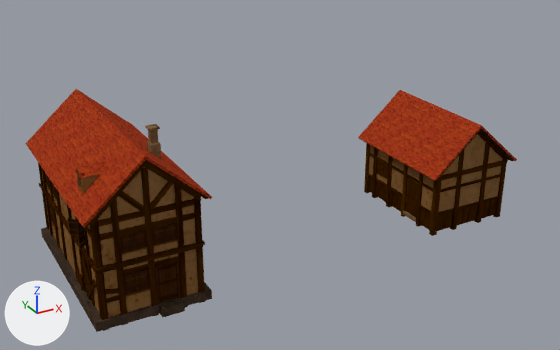
The Blender file village/village.blend as it was, and as the next commit left it.
Both versions are drawn from a 50 mm lens placed at (-1.87, -6.71, 3.92), pointed at (1.77, -0.1, 0.62). Arrows for +X, +Y and +Z are at lower left; the lights stay in place.

Before the edit, the objects in view are built like this:
```python
ob_house3_base = bpy.data.objects.new('house3-base', me_cube_012)
ob_house3_base.location = (3.623, 0.0, 0.0)
ob_house3_wall = bpy.data.objects.new('house3-wall', me_cube_010)
ob_house3_wall.location = (3.641, 0.0, 0.0)
ob_pillar2 = bpy.data.objects.new('pillar2', me_cube_001)
ob_pillar2.location = (2.0, 0.0, 0.0)
ob_pillar3_001 = bpy.data.objects.new('pillar3.001', me_cube_011)
ob_pillar3_001.location = (3.641, 0.0, 0.0)
ob_roof1 = bpy.data.objects.new('roof1', me_cube_004)
ob_roof1.location = (0.0, 0.0, 0.0)
ob_roof2 = bpy.data.objects.new('roof2', me_cube_006)
ob_roof2.location = (2.0, 0.0, 0.517)
ob_roof3 = bpy.data.objects.new('roof3', me_cube_009)
ob_roof3.location = (3.641, 0.0, 0.0)
ob_window1_003 = bpy.data.objects.new('window1.003', me_plane_001)
ob_window1_003.location = (0.144, -0.974, 0.201)
ob_window1_003.rotation_euler = (1.571, 0.0, 0.0)  # degrees (90, 0, 0)
ob_window3_001 = bpy.data.objects.new('window3.001', me_plane_004)
ob_window3_001.location = (3.178, -0.021, -0.172)
ob_window3_001.rotation_euler = (1.571, 0.0, -1.571)  # degrees (90, 0, -90)
# also in view: 'door3.001' at (3.17, -0.58, 0.23); 'house1-wall' at (0.0, 0.0, 0.7); 'pillar1' at (0.0, 0.0, 0.71); 'house1-base' at (0.0, -0.04, 0.01); 'window1.005' at (-0.14, -0.98, 0.33)
```
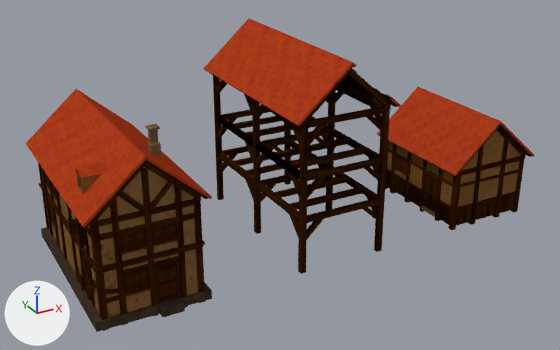
Pixel boxes [x1, y1, x2, y2] of what changed, in the pictures (560 x 350 px):
'pillar2', shown: after [213, 69, 391, 274]
'roof1', recoloured: [25, 89, 212, 228] in both
'roof2', shown: after [203, 18, 401, 126]
'roof3', recoloured, surface changed, moved: before [358, 90, 517, 181]; after [377, 87, 534, 176]
'house3-wall', recoloured, surface changed, moved: before [368, 134, 502, 231]; after [386, 130, 520, 226]
'pillar3.001', moved: before [364, 132, 508, 236]; after [385, 127, 526, 230]
'prop2', shown: after [216, 80, 384, 239]
'door3.001', moved: before [404, 176, 419, 218]; after [423, 172, 438, 213]
'window3.001', recoloured, surface changed: [376, 156, 407, 179] in both
'house3-base', recoloured, surface changed, moved: before [403, 211, 416, 222]; after [421, 206, 435, 217]
part 3 of me_plane_004, surface changed: before [376, 160, 388, 179]; after [395, 156, 407, 175]

Diff of the bpy script that builds the scene:
```diff
--- a/village/village.blend.py
+++ b/village/village.blend.py
@@ mat_house1_4 @@
+mat_house1_4 = bpy.data.materials.new('house1-4')
+# uses the picture img_house1_4_basecolor_png
+# uses the picture img_house1_4_emissive_jpg
+# uses the picture img_house1_4_roughness_jpg
@@ me_cube_004 @@
 me_cube_004.from_pydata(...)  # 24 vertices, 20 faces; spans x -0.57..0.57, y -1.04..1.04, z 1.0..1.52
-me_cube_004.materials.append(mat_house123)
+me_cube_004.materials.append(mat_house1_4)
@@ me_cube_009 @@
 me_cube_009.from_pydata(...)  # 24 vertices, 20 faces; spans x -0.573..0.573, y -1.045..0.36, z 0.628..1.146
-me_cube_009.materials.append(mat_house123)
+# me_cube_009 part 1: texture (UV) coordinates of 20 of 20 faces, centred in x -0.566..0.566, y -1.045..0.36, z 0.633..0.897, changed; they spanned u 0.61..0.99, v 0.52..0.64 and now span u 0.61..0.99, v 0.38..0.51
+me_cube_009.materials.append(mat_house1_4)
@@ me_cube_010 @@
 me_cube_010.from_pydata(...)  # 32 vertices, 21 faces; spans x -0.469..0.472, y -0.975..0.29, z -0.022..1.039
-me_cube_010.materials.append(mat_house123)
+# me_cube_010 part 2: texture (UV) coordinates of 21 of 21 faces, centred in x -0.469..0.472, y -0.975..0.29, z 0.011..0.839, changed; they spanned u 0.04..0.99, v 0.42..0.48 and now span u 0.04..0.41, v 0.38..0.49
+me_cube_010.materials.append(mat_house1_4)
@@ me_cube_011 @@
 me_cube_011.from_pydata(...)  # 264 vertices, 125 faces; spans x -0.489..0.489, y -0.994..0.309, z -0.055..1.103
-me_cube_011.materials.append(mat_house123)
+me_cube_011.materials.append(mat_house1_4)
@@ me_plane_004 @@
 me_plane_004.from_pydata(...)  # 56 vertices, 28 faces; spans x 0.0..0.115, y 0.444..0.618, z -0.003..0.013
 # used by ob_window3_001; location = (3.178, -0.021, -0.172); rotation_euler = (1.571, 0.0, -1.571), in degrees (90, 0, -90)
-me_plane_004.materials.append(mat_house123)
+# me_plane_004 part 3: texture (UV) coordinates of 28 of 28 faces, centred in x 0.002..0.115, y 0.444..0.618, z -0.003..0.013, changed; they spanned u 0.32..0.37, v 0.33..0.35 and now span u 0.32..0.37, v 0.27..0.29
+me_plane_004.materials.append(mat_house1_4)
@@ me_cube_012 @@
 me_cube_012.from_pydata(...)  # 8 vertices, 5 faces; spans x -0.479..-0.265, y -0.696..-0.473, z -0.015..0.023
-me_cube_012.materials.append(mat_house123)
+# me_cube_012 part 4: texture (UV) coordinates of 5 of 5 faces, centred in x -0.479..-0.265, y -0.696..-0.473, z 0.004..0.023, changed; they spanned u 0.61..0.63, v 0.43..0.45 and now span u 0.45..0.47, v 0.42..0.44
+me_cube_012.materials.append(mat_house1_4)
@@ ob_pillar2 @@
 ob_pillar2.location = (2.0, 0.0, 0.0)
-ob_pillar2.hide_set(True)  # its collection is switched off
@@ ob_roof2 @@
 _m = ob_roof2.modifiers.new('Boolean', 'BOOLEAN')
 _m.solver = 'FLOAT'
-ob_roof2.hide_set(True)  # its collection is switched off
@@ ob_prop2 @@
 ob_prop2.location = (2.0, 0.0, 0.0)
-ob_prop2.hide_set(True)  # its collection is switched off
@@ ob_roof3 @@
 ob_roof3 = bpy.data.objects.new('roof3', me_cube_009)
-ob_roof3.location = (3.641, 0.0, 0.0)
+ob_roof3.location = (3.908, 0.0, 0.0)
@@ ob_house3_wall @@
 ob_house3_wall = bpy.data.objects.new('house3-wall', me_cube_010)
-ob_house3_wall.location = (3.641, 0.0, 0.0)
+ob_house3_wall.location = (3.908, 0.0, 0.0)
@@ ob_pillar3_001 @@
 ob_pillar3_001 = bpy.data.objects.new('pillar3.001', me_cube_011)
-ob_pillar3_001.location = (3.641, 0.0, 0.0)
+ob_pillar3_001.location = (3.908, 0.0, 0.0)
@@ ob_door3_001 @@
 ob_door3_001 = bpy.data.objects.new('door3.001', me_plane_003)
-ob_door3_001.location = (3.17, -0.584, -0.293)
+ob_door3_001.location = (3.437, -0.584, -0.293)
 ob_door3_001.rotation_euler = (1.571, 0.0, -1.571)  # degrees (90, 0, -90)
@@ ob_house3_base @@
 ob_house3_base = bpy.data.objects.new('house3-base', me_cube_012)
-ob_house3_base.location = (3.623, 0.0, 0.0)
+ob_house3_base.location = (3.89, 0.0, 0.0)
```
